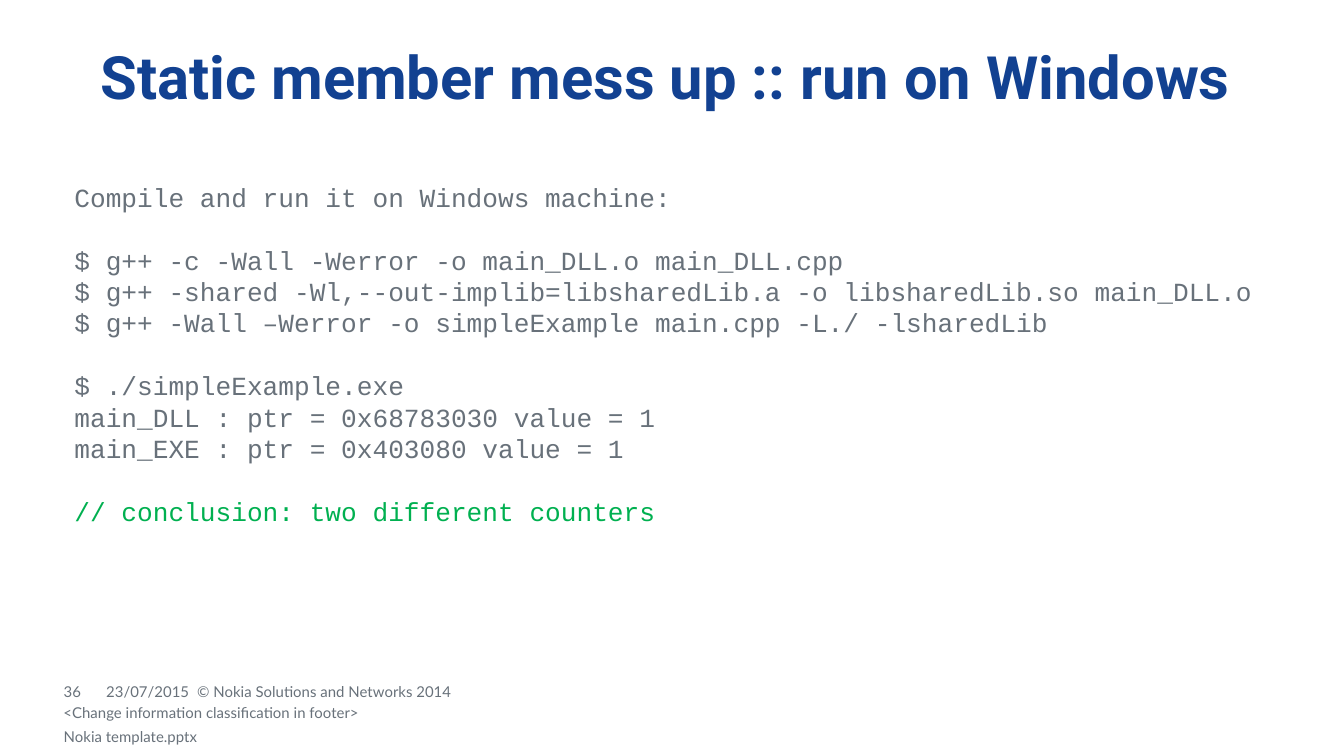
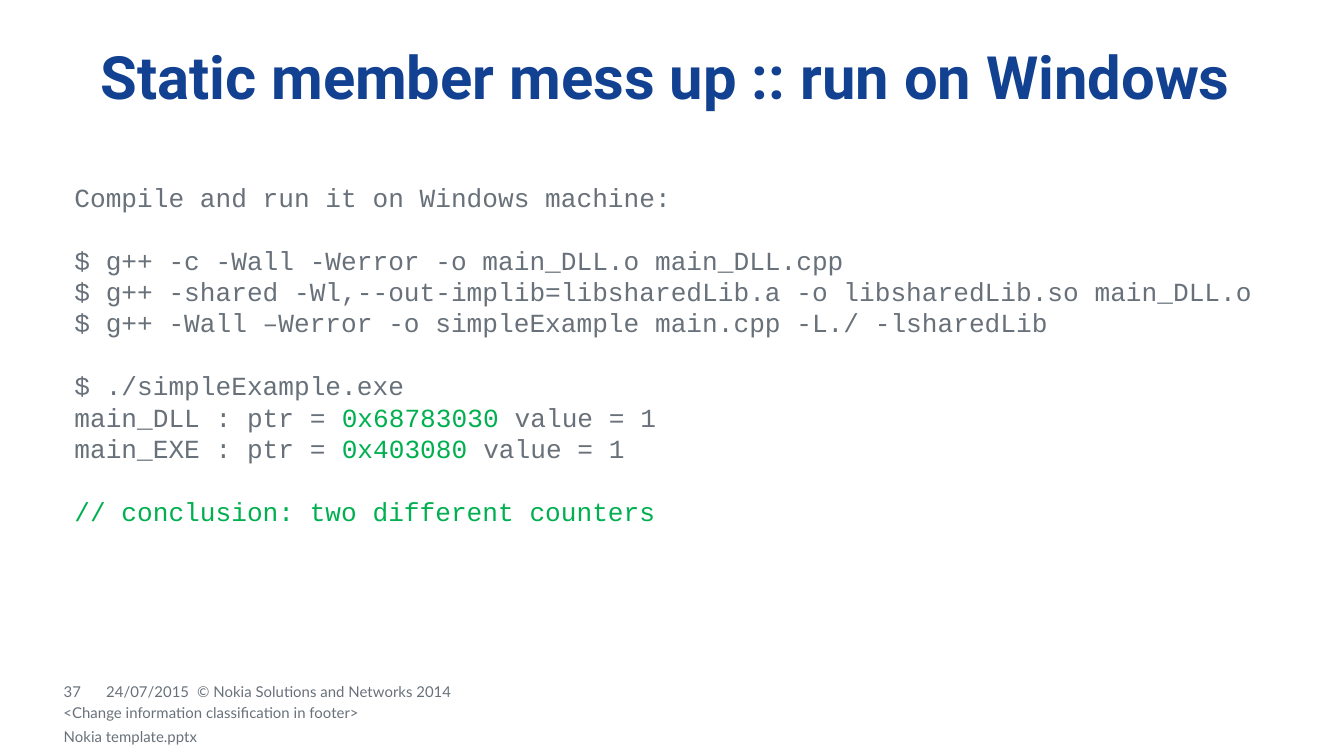
Before and after one commit to dendibakh/Linker, a slide deck: slide 37 of Diving into C++ linker.pptx (slide 36 before the commit). Drawn at 1344x756 pixels with LibreOffice and Linux fonts; fonts in the diff are those of the drawing; background and template pictures are left out. Boxes give left, top, right and bottom in pixels: in the first picture for what was removed or moved away, otherwise in the second. Text is boxed around its words. In the diff, an @@ line names an element or a change of style, - is before the commit and + after.

```diff
--- a/Diving into C++ linker.pptx
+++ b/Diving into C++ linker.pptx
@@ text at (74,408,656,464): text colour #68717A to #00B050 in "0x68783030", "0x403080" @@
@@ page number at (64,686,81,697): text changed @@
-36
+37
@@ text at (106,686,189,698): text changed @@
-23/07/2015
+24/07/2015
```
Also in this commit, not shown: 46 other slides changed, 2 slides added, 1 slide removed, 1 other file.
